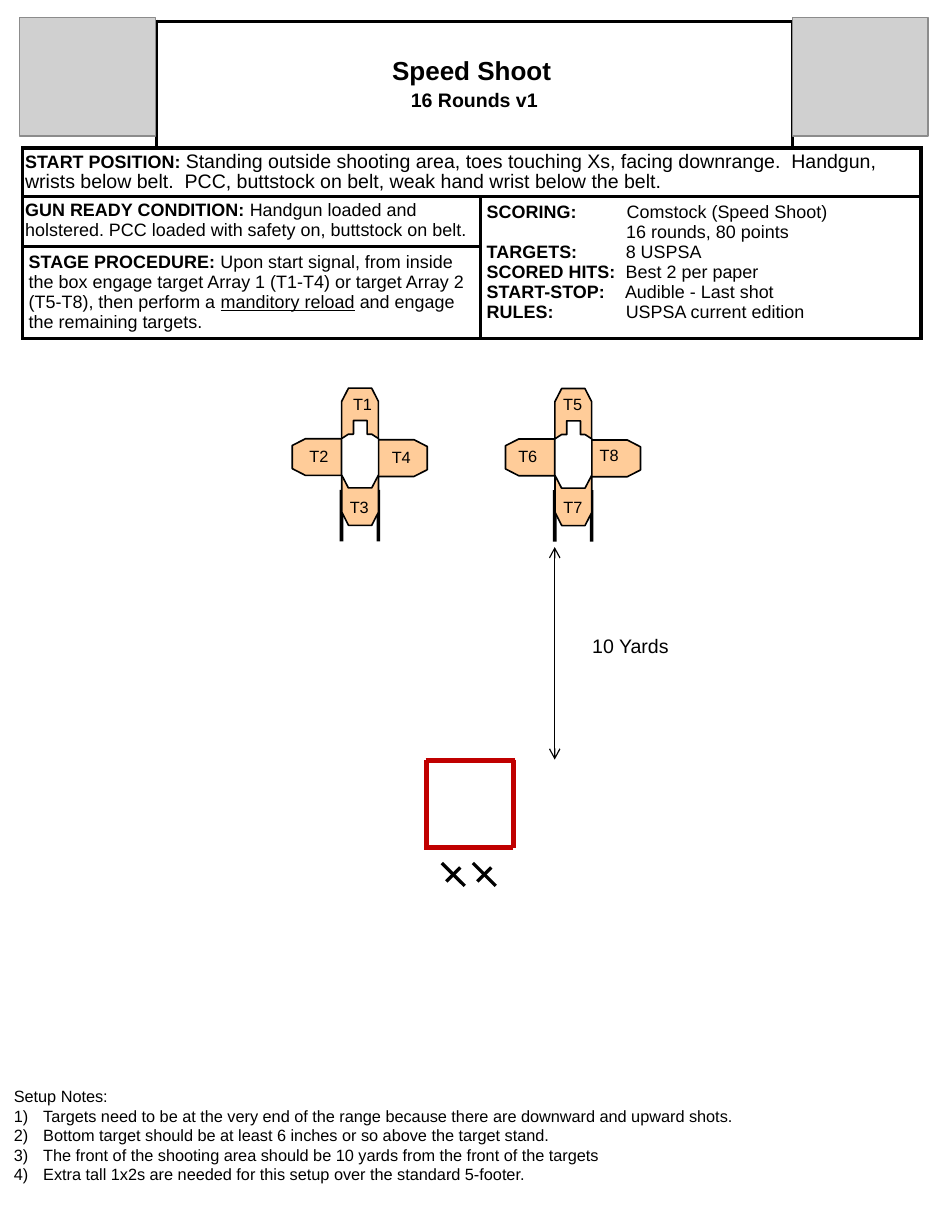
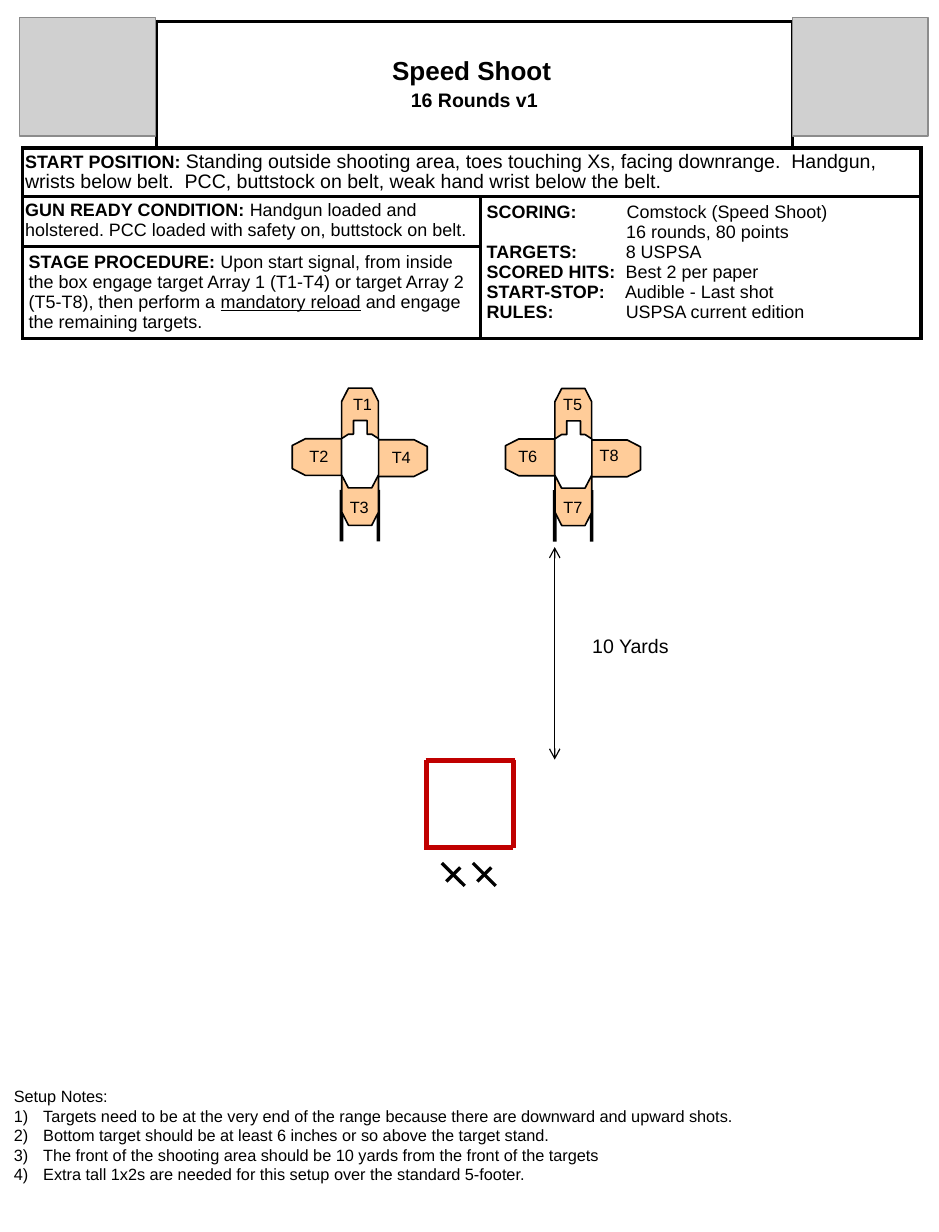
Before and after one commit to JeffSchroeder/USPSA, a slide deck: slide 1 of Stages/Indoor/Speed Shoot - 16 or less/Speed Shoot - 16 rounds v1.pptx. Drawn at 939x1232 pixels with LibreOffice and Linux fonts; fonts in the diff are those of the drawing; grey boxes stand for pictures. Boxes give left, top, right and bottom in pixels: in the first picture for what was removed or moved away, otherwise in the second. Text is boxed around its words. In the diff, an @@ line names an element or a change of style, - is before the commit and + after.

Commit message:
New Stages. Repo organization.

```diff
--- a/Stages/Indoor/Speed Shoot - 16 or less/Speed Shoot - 16 rounds v1.pptx
+++ b/Stages/Indoor/Speed Shoot - 16 or less/Speed Shoot - 16 rounds v1.pptx
@@ table at [22, 21, 920, 347] @@
-row 4, column 1: STAGE PROCEDURE: Upon start signal, from inside the box engage target Array 1 (T1-T4) or target Array 2 (T5-T8), then perform a manditory reload and engage the remaining targets.
+row 4, column 1: STAGE PROCEDURE: Upon start signal, from inside the box engage target Array 1 (T1-T4) or target Array 2 (T5-T8), then perform a mandatory reload and engage the remaining targets.
```
Also in this commit, not shown: 20 other files.
